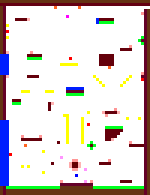
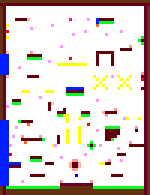
The second w=150, h=195 image is a revision of the first. Changes to its layers:
added layer "lastLevel.png #1" above "lastLevel.png" over [6, 6, 150, 183]
